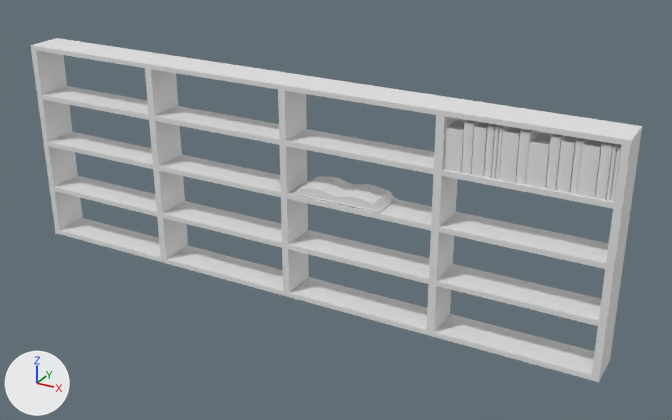
One commit to the Blender file PSMG_SS_2015_VGHS/Blenderfiles/living-room/bookcase.blend: the scene before it, then after it.
Before and after are seen from a 50 mm camera at (7.39, -12.05, 6.66) aimed at (0.65, 0.2, 0.53). The axes (+X, +Y, +Z) are drawn at lower left. The lights are the same throughout.

The first picture shows 'Buch01', 'Buch02', 'Buch03', 'Buch07', 'Buch09', 'Buch10', 'Buch11', 'Buch13', 'Buch14', 'Familienalbum', 'Regal'.
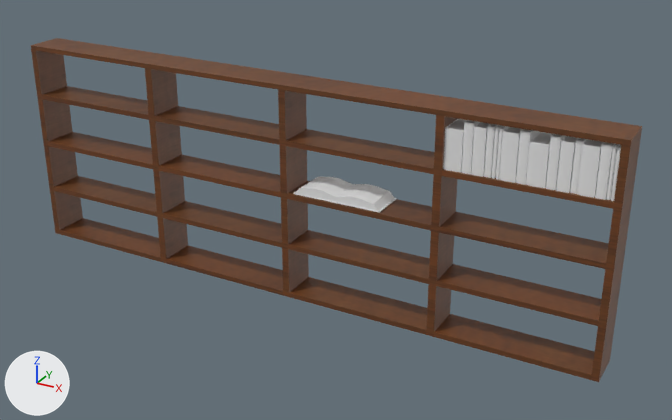
Pixel boxes [x1, y1, x2, y2] of what changed, in the pictures (672 x 420 px):
```json
{"object": "Regal", "change": "recoloured", "before": [31, 38, 642, 382], "after": [31, 38, 642, 382], "on screen": "grey to brown"}
```

The change, as JSON lines over the scene's bpy script:
```json
{"op": "add", "block": "img_picture_frame_png", "code": ["img_picture_frame_png = load_image('picture-frame.png', 'textures/picture-frame.png', 1024, 1024, 'sRGB')"]}
{"op": "add", "block": "mat_picture_frame_png", "code": ["mat_picture_frame_png = principled_material('picture-frame.png')", "mat_picture_frame_png.texture = img_picture_frame_png"]}
{"block": "me_plane", "where": "me_plane.from_pydata(...)  # 252 vertices, 243 faces; spans x -1.0..1.0, y -1.0..1.0, z 0.0..3.68"}
{"op": "add", "block": "me_plane", "code": "me_plane.materials.append(mat_picture_frame_png)  # picture img_picture_frame_png"}
```
